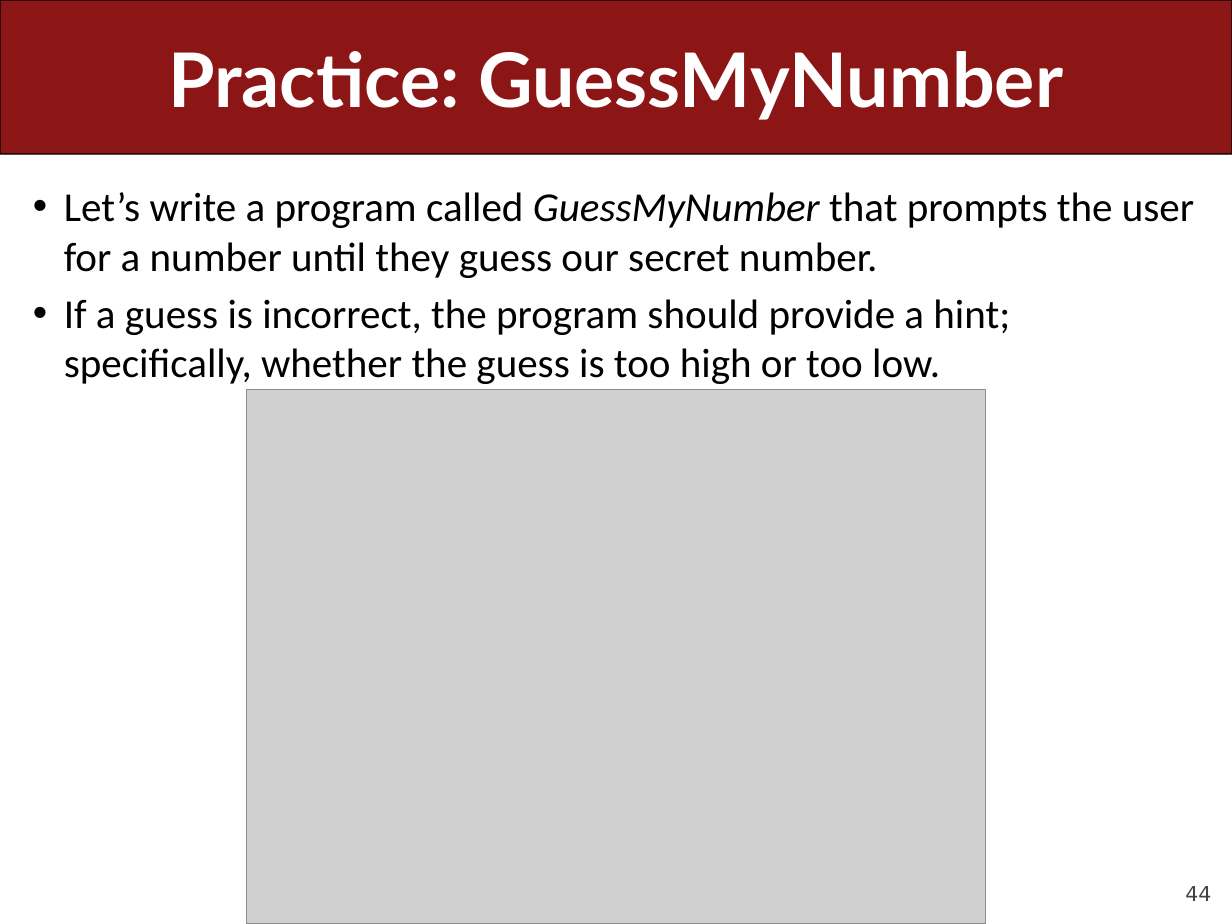
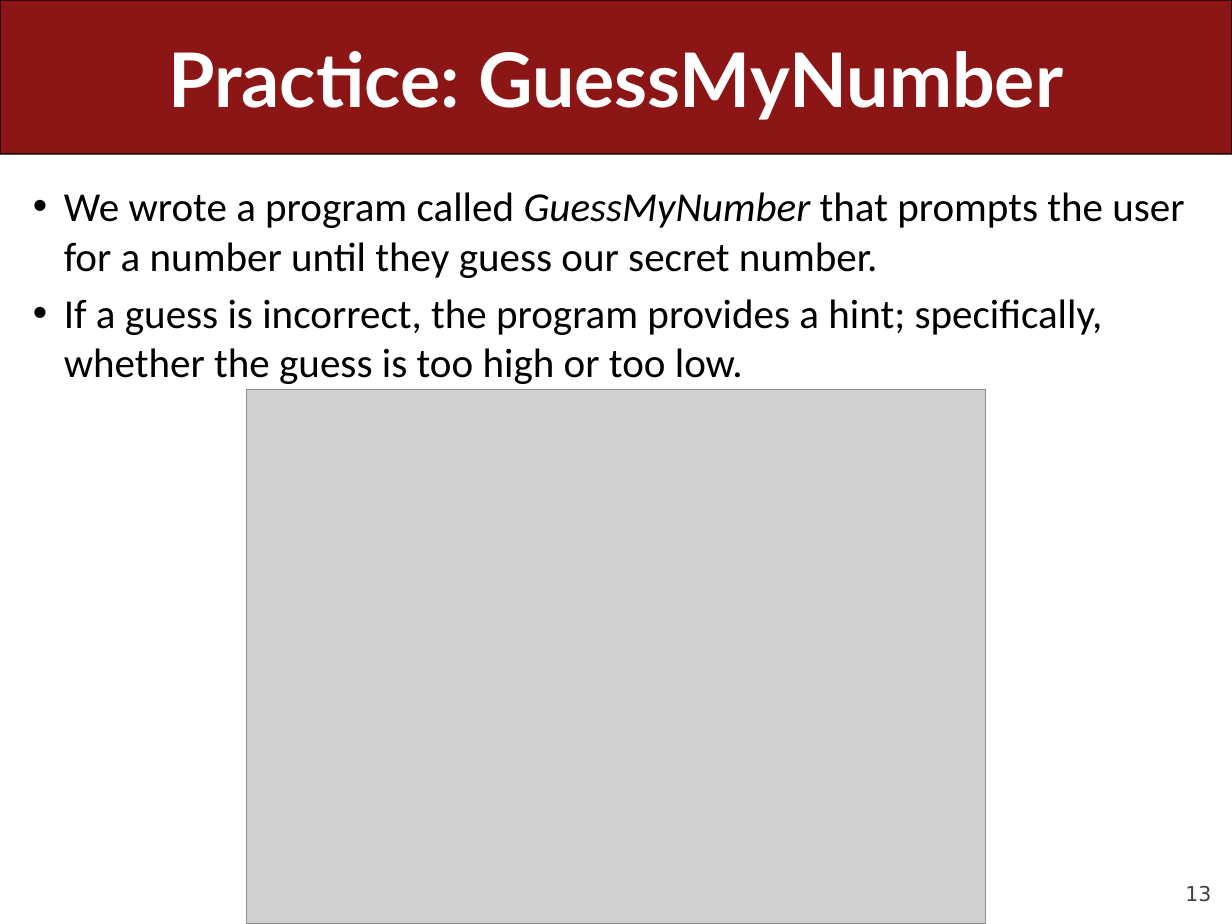
Before and after one commit to ckincaid17/cs106a-summer-2018, a slide deck: slide 13 of WWW/lectures/Lecture6/Lecture6.pptx (slide 44 before the commit). Drawn at 1232x924 pixels with LibreOffice and Linux fonts; fonts in the diff are those of the drawing; grey boxes stand for pictures. Boxes give left, top, right and bottom in pixels: in the first picture for what was removed or moved away, otherwise in the second. Text is boxed around its words. In the diff, an @@ line names an element or a change of style, - is before the commit and + after.

Commit message:
Lecture 6

```diff
--- a/WWW/lectures/Lecture6/Lecture6.pptx
+++ b/WWW/lectures/Lecture6/Lecture6.pptx
@@ text at box(64, 192, 1184, 384): text changed @@
-• Let’s write a program called GuessMyNumber that prompts the user for a number until they guess our secret number.
-• If a guess is incorrect, the program should provide a hint; specifically, whether the guess is too high or too low.
+• We wrote a program called GuessMyNumber that prompts the user for a number until they guess our secret number.
+• If a guess is incorrect, the program provides a hint; specifically, whether the guess is too high or too low.
@@ page number at box(1185, 885, 1211, 902): text changed @@
-44
+13
```
Also in this commit, not shown: 13 other slides changed, 36 slides added, 30 slides removed, 14 other files.
